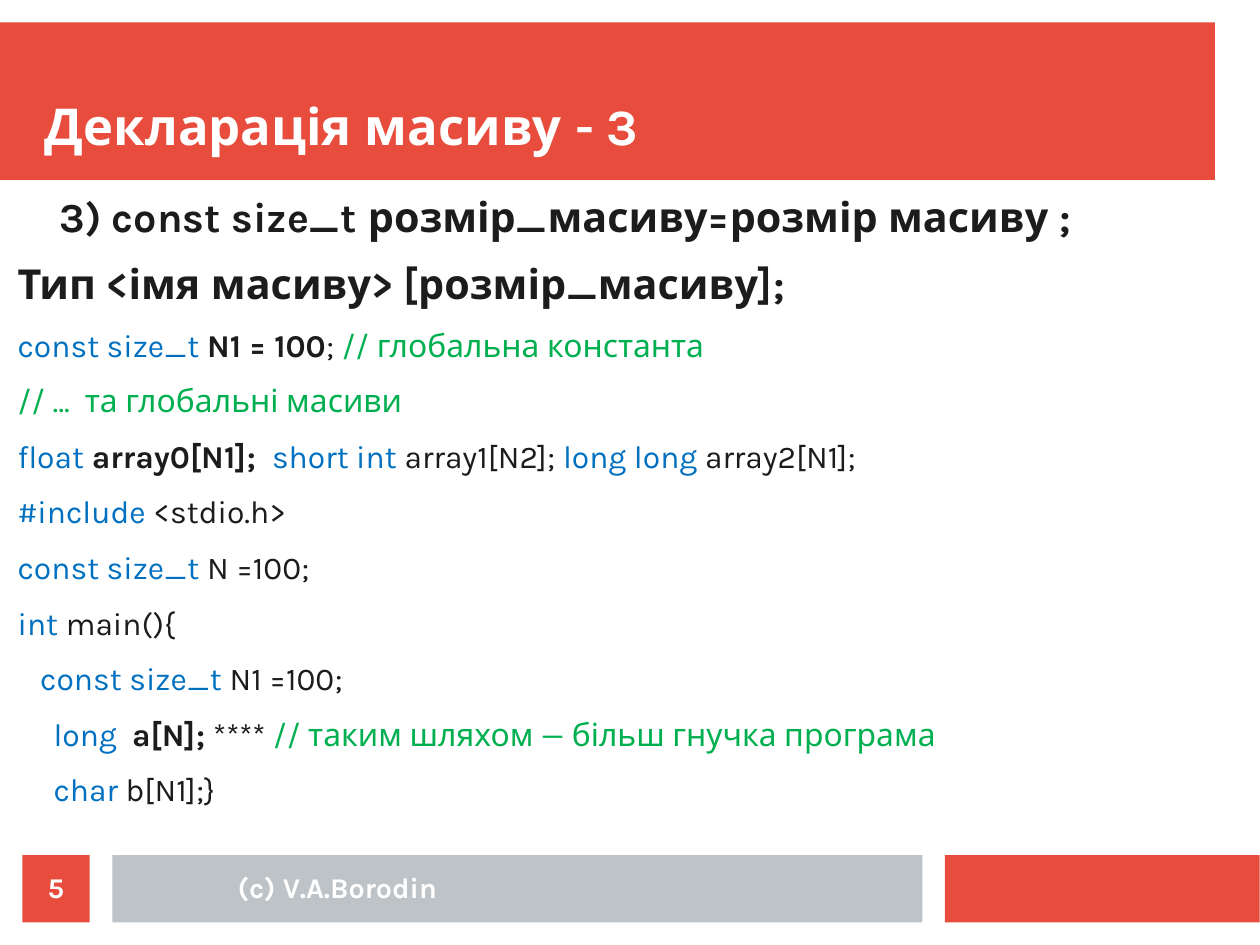
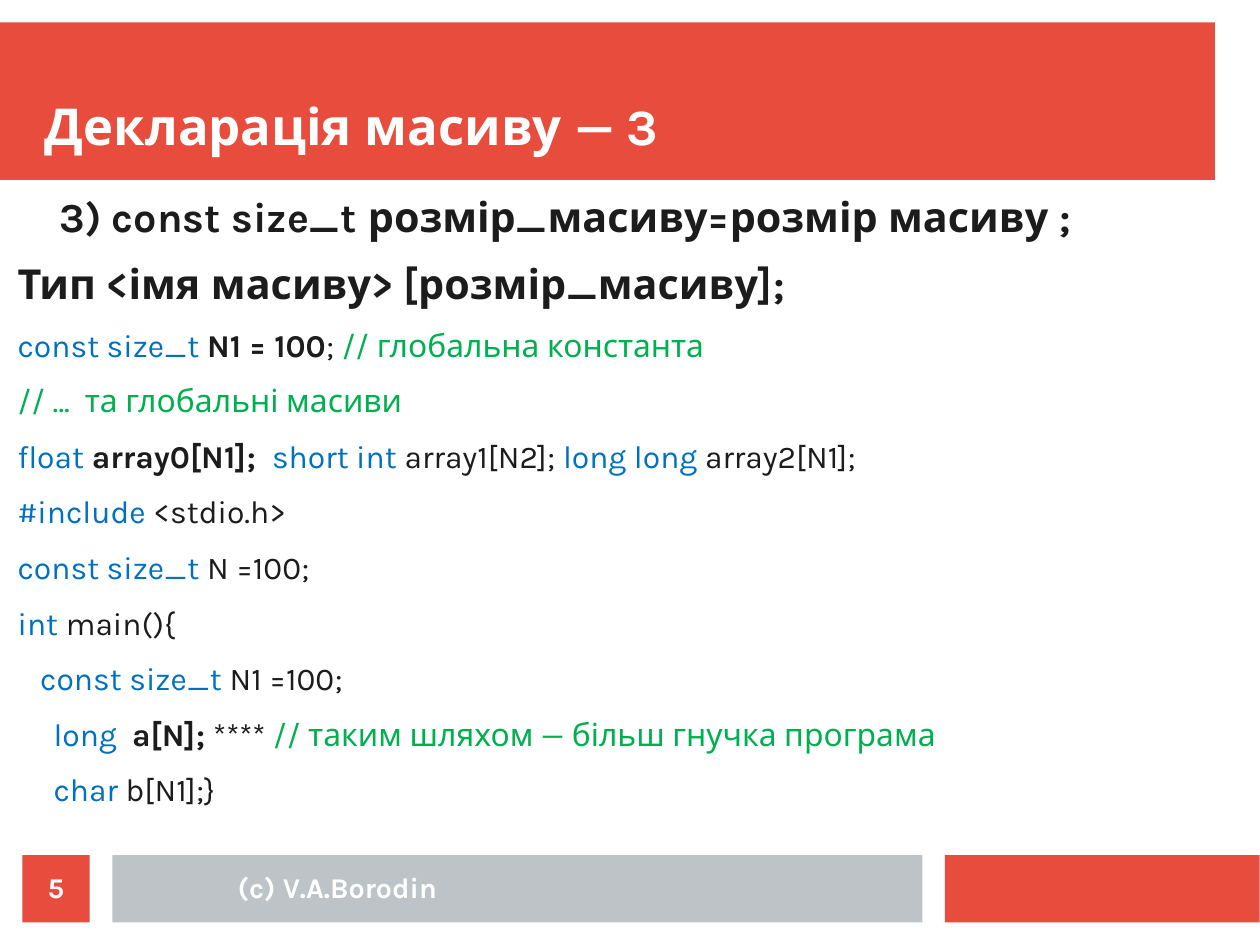
Before and after one commit to mecchmatProjects/CppCourse, a slide deck: slide 5 of Lect03/CppTutorUkr2.ppt. Drawn at 1260x945 pixels with LibreOffice and Linux fonts; fonts in the diff are those of the drawing. Boxes give left, top, right and bottom in pixels: in the first picture for what was removed or moved away, otherwise in the second. Text is boxed around its words. In the diff, an @@ line names an element or a change of style, - is before the commit and + after.

```diff
--- a/Lect03/CppTutorUkr2.ppt
+++ b/Lect03/CppTutorUkr2.ppt
@@ text at box(45, 106, 659, 157): text changed @@
-Декларація масиву - 3
+Декларація масиву — 3
```
Also in this commit, not shown: 14 other slides changed, 1 slide added, 1 slide removed, 3 other files.
